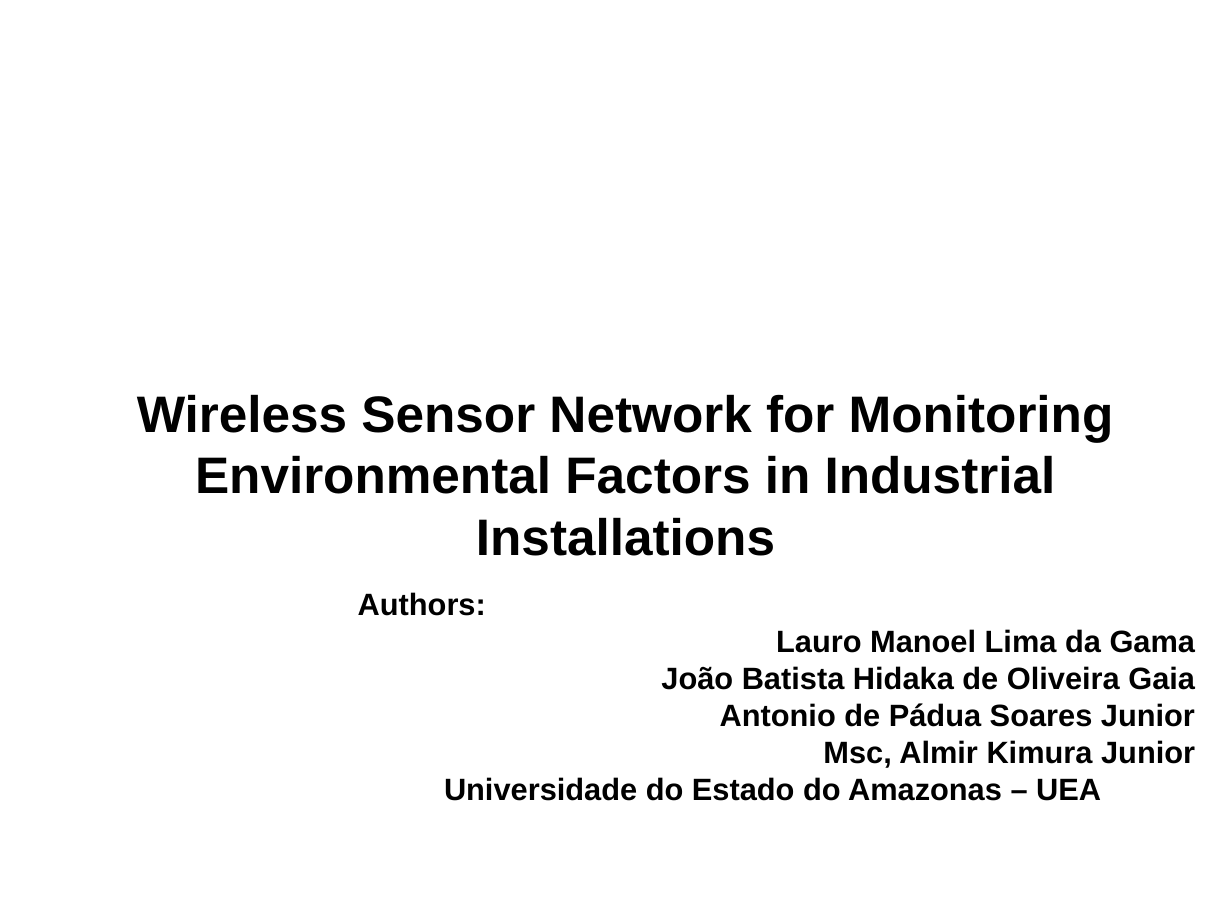
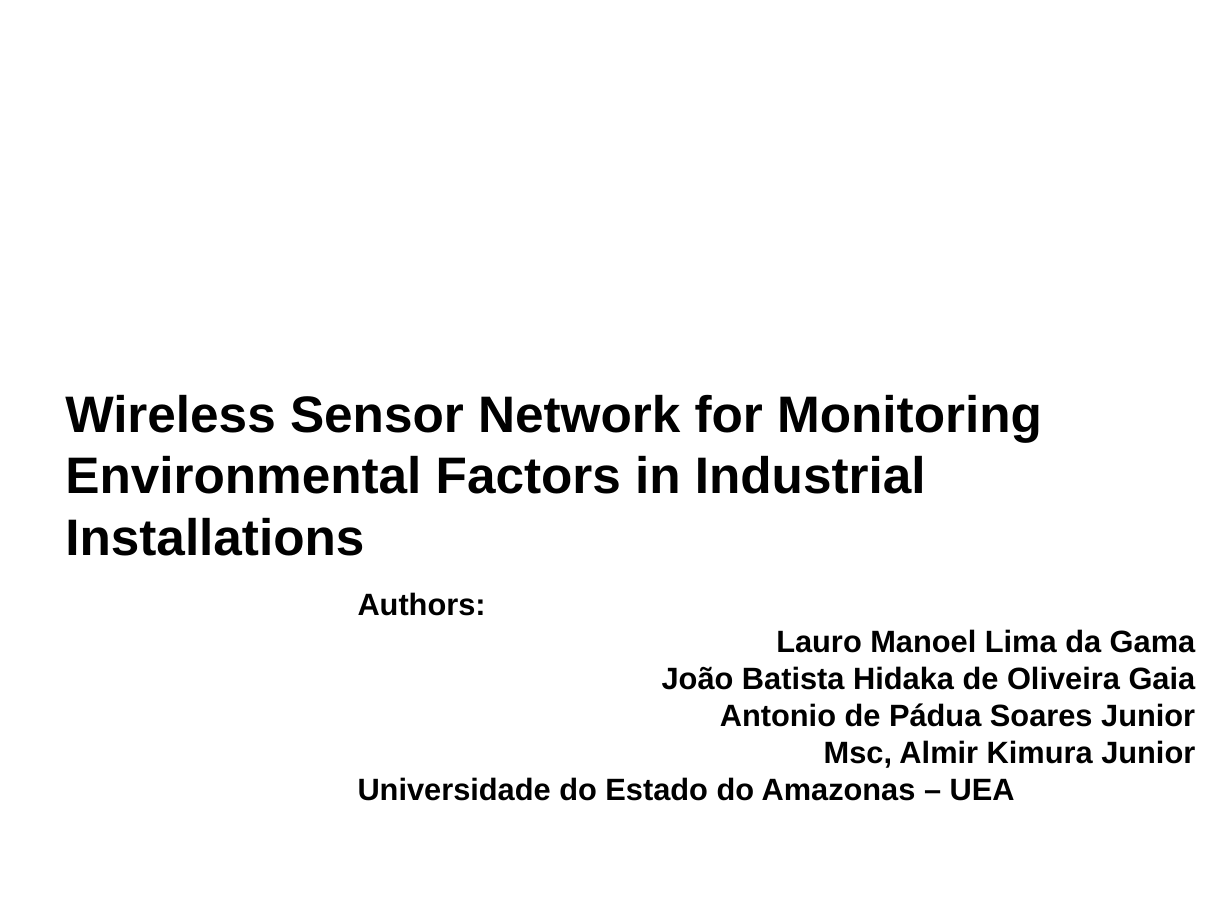
Before and after one commit to laurogama/artigo_pos, a slide deck: slide 1 of formato_chilecon/presentation/presentation_template.pptx. Drawn at 1232x924 pixels with LibreOffice and Linux fonts; fonts in the diff are those of the drawing; background and template pictures are left out. Boxes give left, top, right and bottom in pixels: in the first picture for what was removed or moved away, otherwise in the second. Text is boxed around its words. In the diff, an @@ line names an element or a change of style, - is before the commit and + after.

```diff
--- a/formato_chilecon/presentation/presentation_template.pptx
+++ b/formato_chilecon/presentation/presentation_template.pptx
@@ text "Wireless Sensor Network for Monitoring ..." at bbox=[65, 394, 1042, 556]: alignment centre to left @@
@@ text "Authors:" at bbox=[358, 592, 1196, 801]: less space between paragraphs; alignment centre to left @@
```
Also in this commit, not shown: 2 other slides changed, 14 slides added, 4 slides removed, 16 other files.
